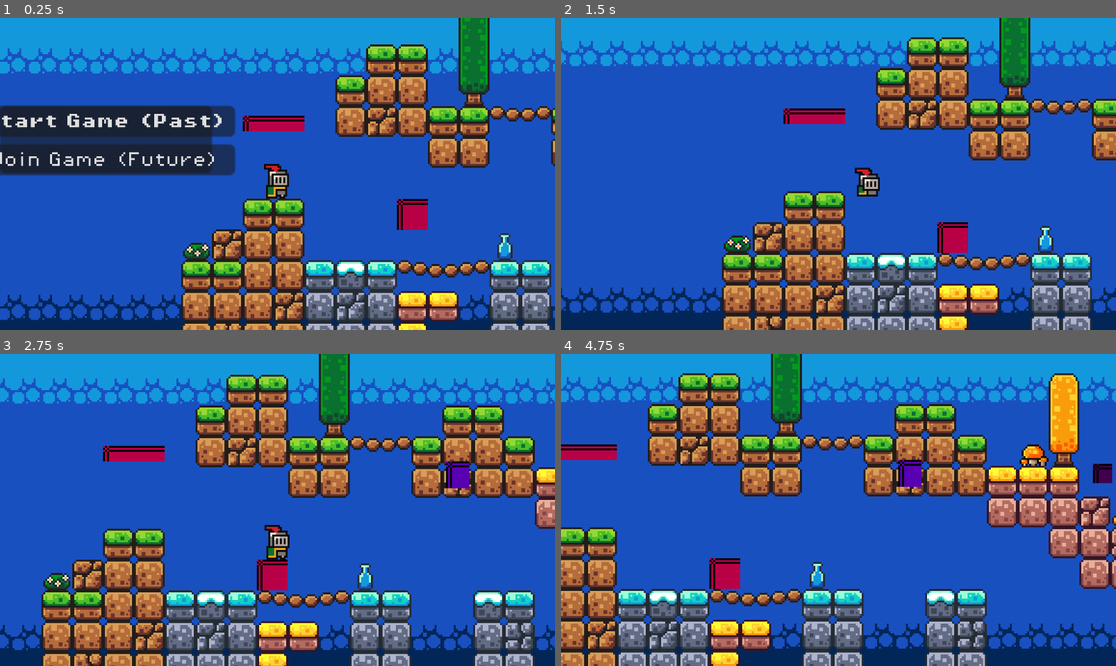
Above: before the commit, frames 1-4 (two rows, left to right).
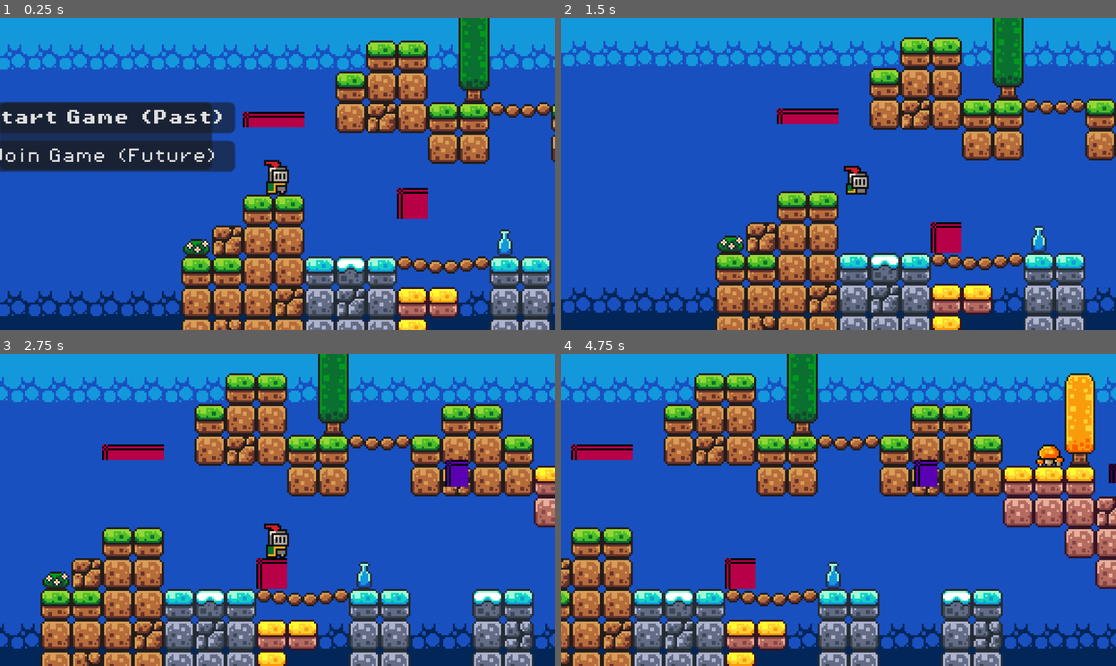
Above: after the commit, the same moments.

Repository: goodbless/first-game-in-godot
Game: Godot game, scene res://scenes/Levels/game.tscn
The game is run twice, just before and just after one commit, with the same random seed, the same clock (stepped at 60 frames per second) and the same inputs. This scene is started directly instead of the project's main scene.
Inputs (mouse positions are in pixels of both pictures, inside the frame that each line leads up to):
- Up to frame 1 (0.25 s): no input
- Up to frame 2 (1.5 s): click "Start Game (Past)" at 0.5 s; tap Enter at 1.25 s; move the mouse to (960, 158) at 1.27 s; hold Right (move_right) from 1.28 s (still down); tap E (interact) at 1.35 s; click (960, 158) at 1.42 s
- Up to frame 3 (2.75 s): tap Space (jump) at 1.52, 1.82 s; release Right (move_right) at 2 s; drag from (166, 525) to (283, 575) at 2.02 s
- Up to frame 4 (4.75 s): move the mouse to (894, 441) at 2.77 s; hold Right (move_right) 2.78-3.5 s; tap E (interact) at 2.85, 4.35 s; drag from (810, 572) to (1082, 472) at 3.52 s; move the mouse to (1005, 556) at 4.27 s; hold Left (move_left) from 4.28 s (still down); tap Space (jump) at 4.52 s

The runs differ from the first frame. In frame 1, 27% of the frame differs, in the area x 0-100%, y 0-100%; in frame 2, 24%; in frame 3, 21%; in frame 4, 38%.

Commit message:
Platforms simulate locally on every peer with server phase corrections (kills client-side rider desync); drop legacy AnimationPlayer path; enable 2D physics interpolation

Diff:
--- a/First Game/project.godot
+++ b/First Game/project.godot
@@ -61,6 +61,7 @@
 
 [physics]
 
+common/physics_interpolation=true
 2d/physics_layer_names/layer_1="World"
 2d/physics_layer_names/layer_2="PastPlayer"
 2d/physics_layer_names/layer_3="FuturePlayer"
--- a/First Game/scenes/Levels/game.tscn
+++ b/First Game/scenes/Levels/game.tscn
@@ -275,13 +275,11 @@
 [node name="Platform" parent="Platforms" unique_id=602685749 instance=ExtResource("3_cmfc3")]
 position = Vector2(32, 9)
 
-[node name="Platform2" parent="Platforms" unique_id=2064831225 node_paths=PackedStringArray("animation_player_optional") instance=ExtResource("3_cmfc3")]
+[node name="Platform2" parent="Platforms" unique_id=2064831225 instance=ExtResource("3_cmfc3")]
 position = Vector2(370, 52)
-animation_player_optional = NodePath("AnimationPlayer")
-
-[node name="AnimationPlayer" type="AnimationPlayer" parent="Platforms/Platform2" unique_id=828707182]
-libraries/ = SubResource("AnimationLibrary_xuk5v")
-autoplay = &"move"
+move_distance = 48.0
+move_axis = Vector2(1, 0)
+cycle_time = 3.0
 
 [node name="MultiplayerHUD" type="Control" parent="." unique_id=1937000965]
 unique_name_in_owner = true
--- a/First Game/scenes/Levels/test_room.tscn
+++ b/First Game/scenes/Levels/test_room.tscn
@@ -175,3 +175,5 @@
 
 [node name="Platform" parent="." unique_id=663266155 instance=ExtResource("9_fh3c8")]
 position = Vector2(189, 16)
+move_distance = 64.0
+move_axis = Vector2(1, 1)
--- a/First Game/scenes/platform.tscn
+++ b/First Game/scenes/platform.tscn
@@ -4,9 +4,9 @@
 [ext_resource type="Script" path="res://scripts/era_visuals.gd" id="2_era"]
 
 [sub_resource type="SceneReplicationConfig" id="SceneReplicationConfig_507ja"]
-properties/0/path = NodePath(".:position")
+properties/0/path = NodePath(".:_t_sync")
 properties/0/spawn = true
-properties/0/replication_mode = 1
+properties/0/replication_mode = 2
 
 [sub_resource type="PlaceholderTexture2D" id="PlatformTex"]
 size = Vector2(32, 8)
--- a/First Game/scripts/platform.gd
+++ b/First Game/scripts/platform.gd
@@ -1,34 +1,54 @@
 extends AnimatableBody2D
 
-## Moving platform, code-driven — no AnimationPlayer wiring needed.
-## Inspector: move_distance (0 = static), move_axis, cycle_time, phase.
-## The sine curve eases at both ends so riders are never flung.
-##
-## Server-side only: clients get the position via the MultiplayerSynchronizer.
-## Legacy: an externally wired AnimationPlayer still works if provided.
+## Moving platform, code-driven and simulated IDENTICALLY on every peer.
+## The sine formula is deterministic, so clients run it locally (smooth,
+## zero-latency) and only receive a low-frequency phase correction from
+## the server — this mirrors the host's rendering setup, which tests showed
+## is the artifact-free configuration.
 
-@export var move_distance := 0.0        ## px; 0 = static (unmoved)
+@export var move_distance := 0.0        ## px; 0 = static
 @export var cycle_time := 4.0           ## seconds per full back-and-forth
 @export var move_axis := Vector2.RIGHT  ## travel direction
 @export var phase := 0.0                ## 0..1, stagger multiple platforms
 
-@export var animation_player_optional: AnimationPlayer
+const PHASE_SYNC_INTERVAL := 0.5
 
 var _origin: Vector2
 var _t := 0.0
+var _sync_accum := 0.0
+
+## Synced (ON_CHANGE) from the server as a drift correction; clients snap
+## their local _t to it on receive.
+var _t_sync := 0.0:
+	set(value):
+		_t_sync = value
+		_correct_phase(value)
 
 
 func _ready() -> void:
 	_origin = position
-	if not multiplayer.is_server():
-		if animation_player_optional != null:
-			animation_player_optional.stop()
-			animation_player_optional.active = false
-		set_physics_process(false)  # position arrives via sync
 
 
 func _physics_process(delta: float) -> void:
-	if animation_player_optional != null or move_distance <= 0.0 or cycle_time <= 0.0:
+	if move_distance <= 0.0 or cycle_time <= 0.0:
 		return
 	_t = fmod(_t + delta / cycle_time, 1.0)
 	position = _origin + move_axis * (move_distance * sin(TAU * (_t + phase)))
+	if multiplayer.multiplayer_peer != null and multiplayer.is_server():
+		_sync_accum += delta
+		if _sync_accum >= PHASE_SYNC_INTERVAL:
+			_sync_accum = 0.0
+			_t_sync = _t
+
+
+func _correct_phase(server_t: float) -> void:
+	if multiplayer.multiplayer_peer != null and multiplayer.is_server():
+		return
+	var diff := server_t - _t
+	if diff > 0.5:
+		diff -= 1.0  # shortest path around the cycle
+	elif diff < -0.5:
+		diff += 1.0
+	if abs(diff) < 0.001:
+		return
+	_t = fmod(_t + diff, 1.0)
